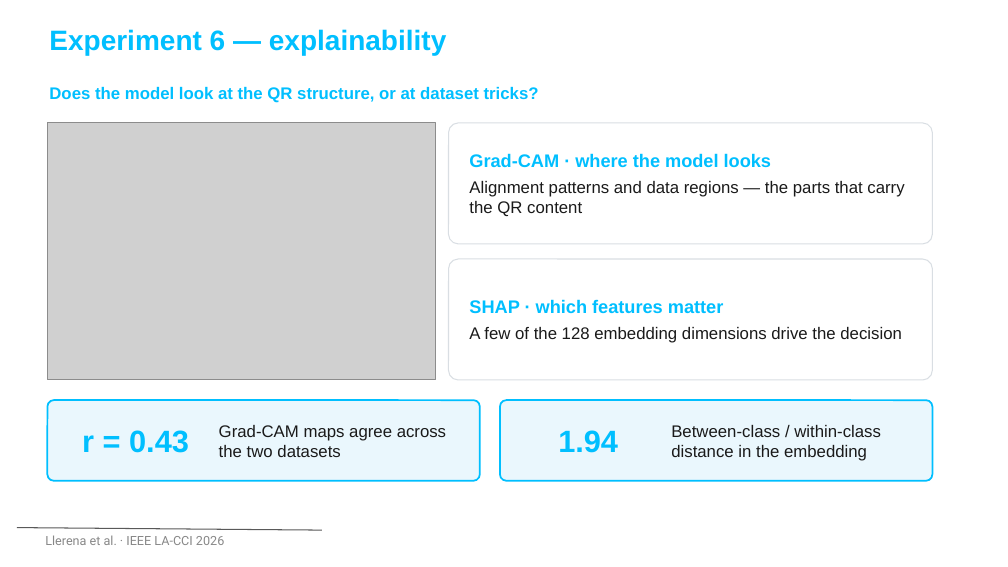
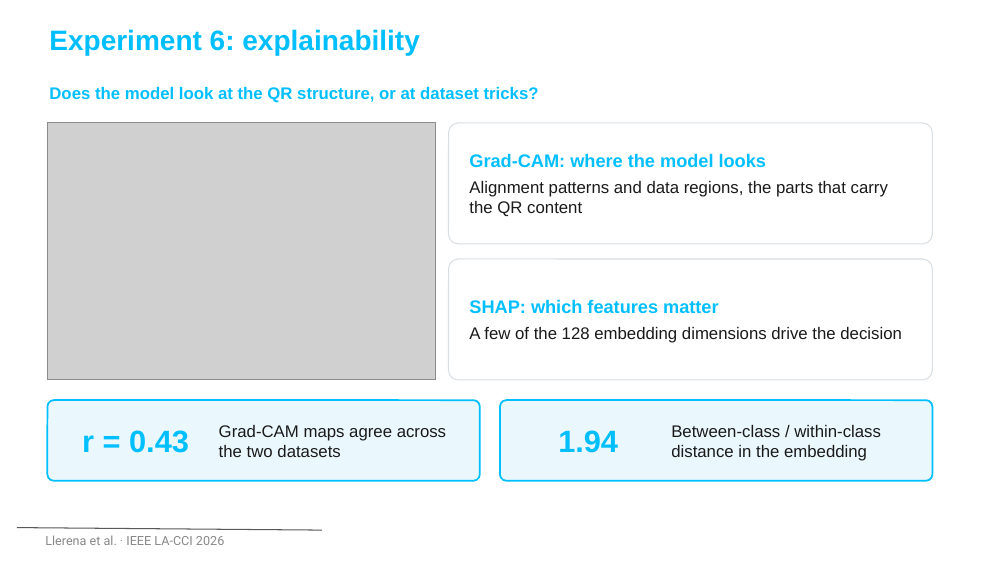
Before and after one commit to nicolasllerenas/Multimodal-Quishing-Detection-Framework, a slide deck: slide 26 of Q-Shield_LACCI2026_Presentacion.pptx (slide 22 before the commit). Drawn at 1008x567 pixels with LibreOffice and Linux fonts; fonts in the diff are those of the drawing; grey boxes stand for pictures; background and template pictures are left out. Boxes give left, top, right and bottom in pixels: in the first picture for what was removed or moved away, otherwise in the second. Text is boxed around its words. In the diff, an @@ line names an element or a change of style, - is before the commit and + after.

```diff
--- a/Q-Shield_LACCI2026_Presentacion.pptx
+++ b/Q-Shield_LACCI2026_Presentacion.pptx
@@ text at bbox=[49, 29, 419, 55]: text changed @@
-Experiment 6 — explainability
+Experiment 6: explainability
@@ text in rounded rectangle at bbox=[469, 153, 888, 216]: text changed @@
-Grad-CAM · where the model looks
-Alignment patterns and data regions — the parts that carry the QR content
+Grad-CAM: where the model looks
+Alignment patterns and data regions, the parts that carry the QR content
@@ text in rounded rectangle at bbox=[469, 299, 719, 313]: text changed @@
-SHAP · which features matter
+SHAP: which features matter
```
Also in this commit, not shown: 18 other slides changed, 4 slides added, 3 other files.
